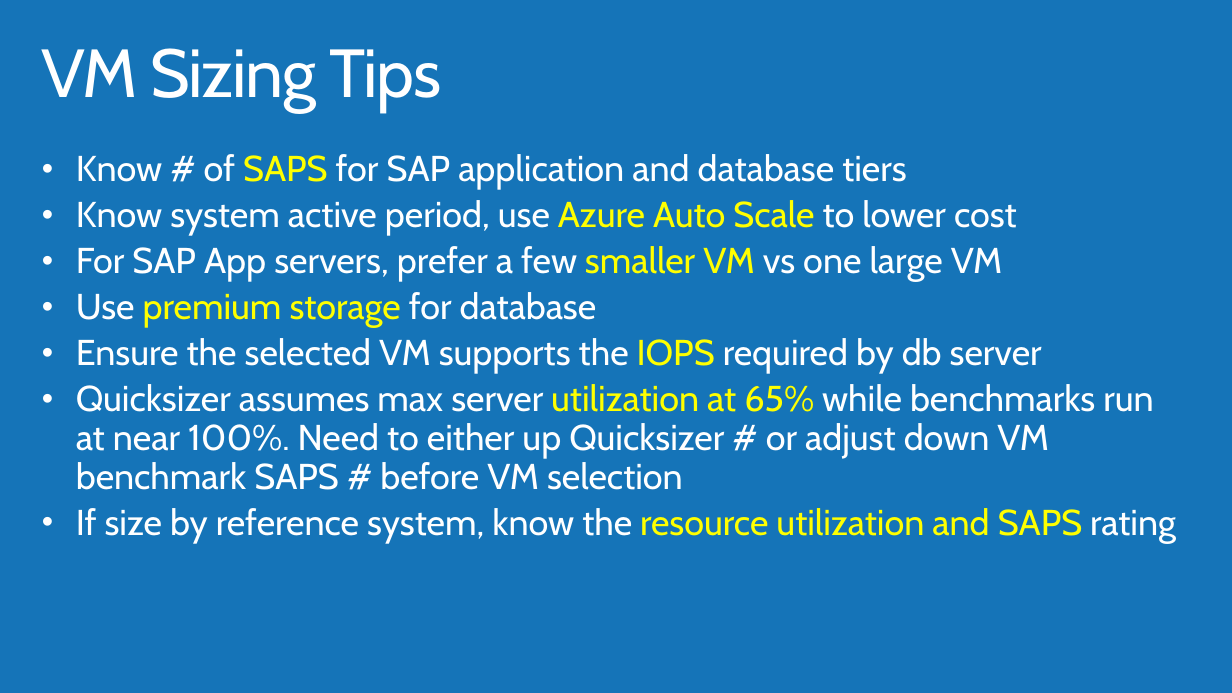
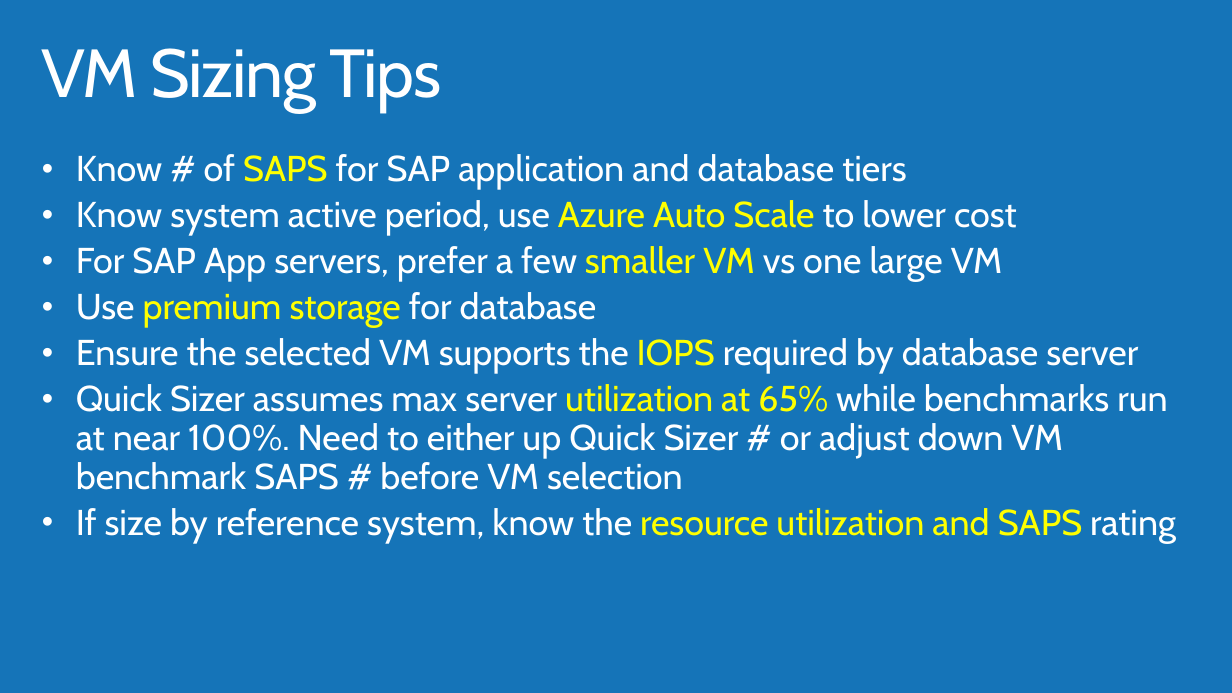
Before and after one commit to AzureCAT-GSI/SAP-on-Azure, a slide deck: slide 25 of Presentations/04_SAP_Netweaver_on_Azure_ADS.pptx (slide 21 before the commit). Drawn at 1232x693 pixels with LibreOffice and Linux fonts; fonts in the diff are those of the drawing; background and template pictures are left out. Boxes give left, top, right and bottom in pixels: in the first picture for what was removed or moved away, otherwise in the second. Text is boxed around its words. In the diff, an @@ line names an element or a change of style, - is before the commit and + after.

```diff
--- a/Presentations/04_SAP_Netweaver_on_Azure_ADS.pptx
+++ b/Presentations/04_SAP_Netweaver_on_Azure_ADS.pptx
@@ text at (76,338,1167,490): text changed @@
-• Ensure the selected VM supports the IOPS required by db server
-• Quicksizer assumes max server utilization at 65% while benchmarks run at near 100%. Need to either up Quicksizer # or adjust down VM benchmark SAPS # before VM selection
+• Ensure the selected VM supports the IOPS required by database server
+• Quick Sizer assumes max server utilization at 65% while benchmarks run at near 100%. Need to either up Quick Sizer # or adjust down VM benchmark SAPS # before VM selection
```
Also in this commit, not shown: 39 other slides changed, 18 slides added, 21 slides removed, 18 other files.
